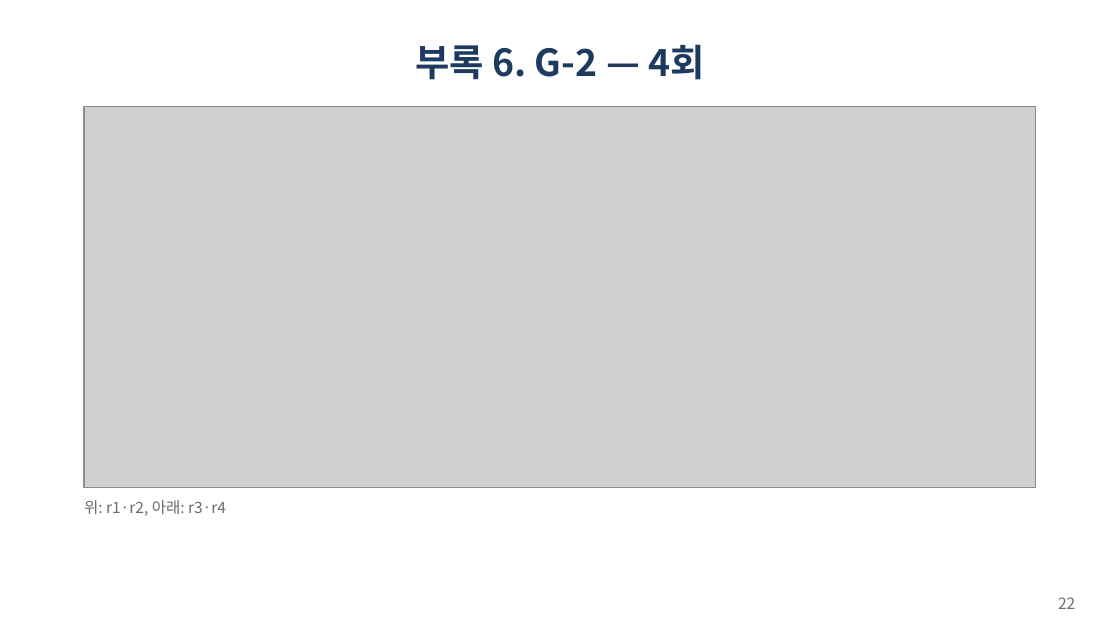
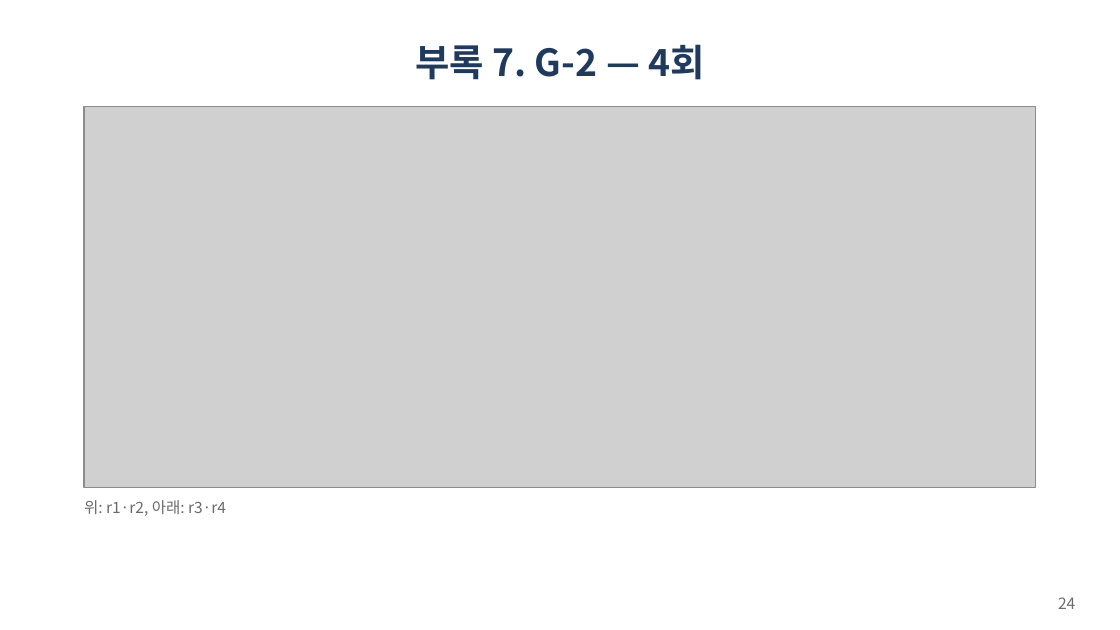
Before and after one commit to gihyeon23/pufferfish-memory-lab, a slide deck: slide 24 of common/lab-meetings/2026-11-20/fig6a-paper-aligned.pptx (slide 22 before the commit). Drawn at 1120x630 pixels with LibreOffice and Linux fonts; fonts in the diff are those of the drawing; grey boxes stand for pictures. Boxes give left, top, right and bottom in pixels: in the first picture for what was removed or moved away, otherwise in the second. Text is boxed around its words. In the diff, an @@ line names an element or a change of style, - is before the commit and + after.

```diff
--- a/common/lab-meetings/2026-11-20/fig6a-paper-aligned.pptx
+++ b/common/lab-meetings/2026-11-20/fig6a-paper-aligned.pptx
@@ title at (415,44,704,80): text changed @@
-부록 6. G-2 — 4회
+부록 7. G-2 — 4회
@@ page number at (1058,597,1075,609): text changed @@
-22
+24
```
Also in this commit, not shown: 6 other slides changed, 2 slides added, 2 other files.
